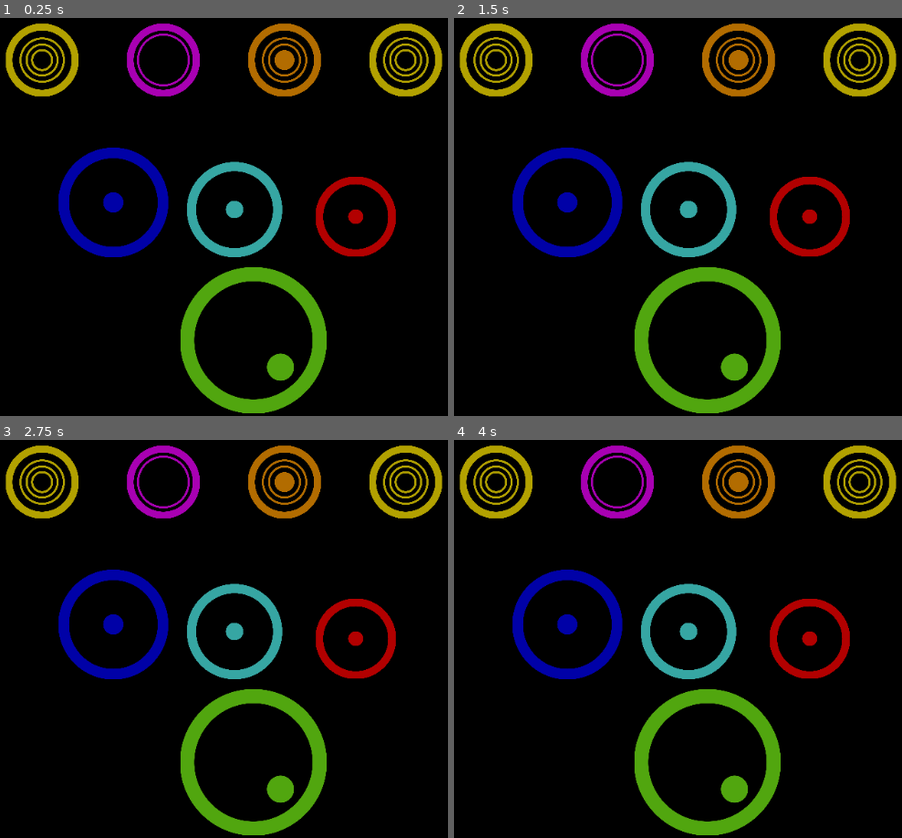
Above: before the commit, frames 1-4 (two rows, left to right).
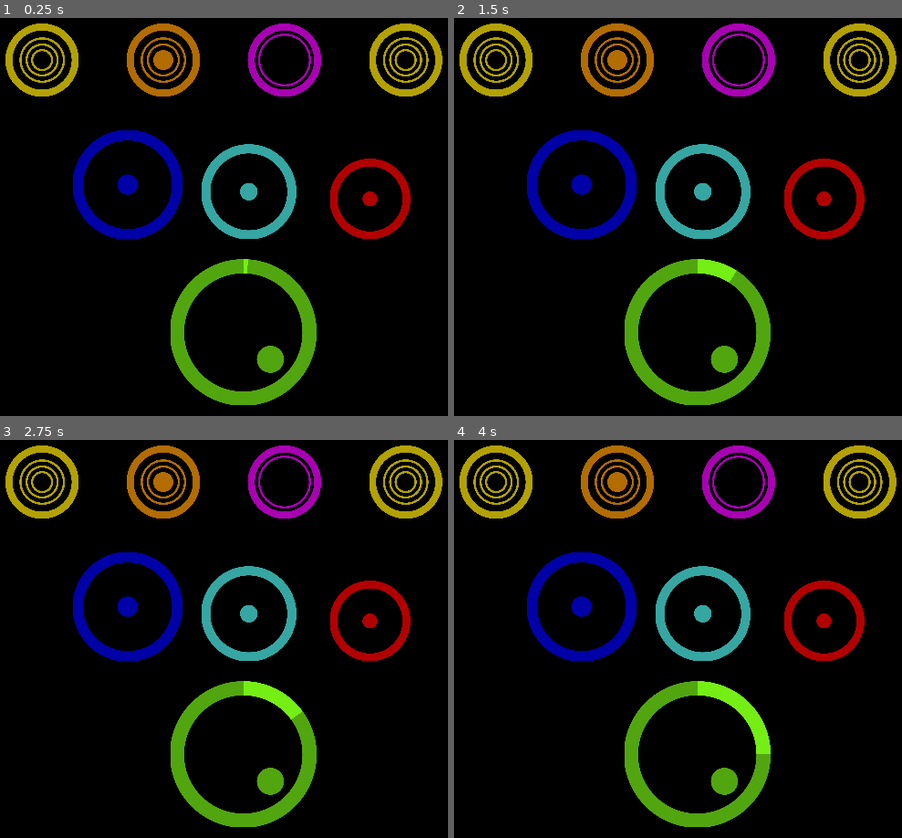
Above: after the commit, the same moments.

Repository: ccmorataya/gd_drum_machine
Game: Godot game, scene res://scenes/root.tscn
The game is run twice, just before and just after one commit, with the same random seed, the same clock (stepped at 60 frames per second) and the same inputs. The project has no main scene, so this scene is started directly.
Inputs:
- Up to frame 1 (0.25 s): no input
- Up to frame 2 (1.5 s): tap Enter at 0.5 s; hold D 0.53-1.28 s; tap F at 0.6 s; tap Space at 0.77, 1.07, 1.25 s; tap L at 0.8, 1.35 s; hold S from 1.28 s (still down)
- Up to frame 3 (2.75 s): tap Space at 1.52, 1.82 s; tap K at 1.55, 2.1 s; tap Enter at 2 s; release S at 2.03 s; hold D from 2.03 s (still down); tap J at 2.3 s
- Up to frame 4 (4 s): tap Space at 2.75, 3.02, 3.32, 3.77 s; release D at 2.78 s; hold W 2.78-3.53 s; tap J at 2.85 s; tap E at 3.05, 3.6 s; tap Enter at 3.5 s; hold A from 3.53 s (still down); tap I at 3.8 s

The runs differ from the first frame. In frame 1, 17% of the frame differs, in the area x 1-99%, y 1-100%; in frame 2, 17%; in frame 3, 17%; in frame 4, 17%.

Commit message:
Add TextureProgress test

Diff:
--- a/project.godot
+++ b/project.godot
@@ -17,6 +17,11 @@
 
 config/name="gd_drum_machine"
 config/icon="res://icon.png"
+
+[display]
+
+window/stretch/mode="2d"
+window/stretch/aspect="keep"
 
 [input]
 
--- a/scenes/root.tscn
+++ b/scenes/root.tscn
@@ -1,13 +1,13 @@
-[gd_scene load_steps=3 format=2]
+[gd_scene load_steps=9 format=2]
 
 [ext_resource path="res://scripts/root.gd" type="Script" id=1]
 [ext_resource path="res://sprites/drum_bass.svg" type="Texture" id=2]
-[ext_resource path="res://sprites/cymbal.svg" type="Texture" id=3]
-[ext_resource path="res://sprites/snare.svg" type="Texture" id=4]
-[ext_resource path="res://sprites/splash.svg" type="Texture" id=5]
-[ext_resource path="res://sprites/tom_hi.svg" type="Texture" id=6]
-[ext_resource path="res://sprites/tom_lo.svg" type="Texture" id=7]
-[ext_resource path="res://sprites/tom_mid.svg" type="Texture" id=8]
+[ext_resource path="res://sprites/tom_hi.svg" type="Texture" id=3]
+[ext_resource path="res://sprites/tom_mid.svg" type="Texture" id=4]
+[ext_resource path="res://sprites/tom_lo.svg" type="Texture" id=5]
+[ext_resource path="res://sprites/cymbal.svg" type="Texture" id=6]
+[ext_resource path="res://sprites/splash.svg" type="Texture" id=7]
+[ext_resource path="res://sprites/snare.svg" type="Texture" id=8]
 
 [node name="root" type="Node2D"]
 script = ExtResource( 1 )
@@ -17,45 +17,56 @@
 position = Vector2( 496.629, 493.455 )
 scale = Vector2( 0.2, 0.2 )
 texture = ExtResource( 2 )
+visible = false
 
 [node name="spr_tom_hi" type="Sprite" parent="."]
 modulate = Color( 1, 1, 1, 0.7 )
-position = Vector2( 300, 300 )
+position = Vector2( 320, 275 )
 scale = Vector2( 0.15, 0.15 )
-texture = ExtResource( 6 )
+texture = ExtResource( 3 )
 
 [node name="spr_tom_mid" type="Sprite" parent="."]
 modulate = Color( 1, 1, 1, 0.7 )
-position = Vector2( 470, 310 )
+position = Vector2( 490, 285 )
 scale = Vector2( 0.13, 0.13 )
-texture = ExtResource( 8 )
+texture = ExtResource( 4 )
 
 [node name="spr_tom_lo" type="Sprite" parent="."]
 modulate = Color( 1, 1, 1, 0.7 )
-position = Vector2( 640, 320 )
+position = Vector2( 660, 295 )
 scale = Vector2( 0.11, 0.11 )
-texture = ExtResource( 7 )
+texture = ExtResource( 5 )
 
 [node name="spr_cymbal_ho" type="Sprite" parent="."]
 modulate = Color( 1, 1, 1, 0.7 )
 position = Vector2( 200, 100 )
-scale = Vector2( 0.10, 0.10 )
-texture = ExtResource( 3 )
+scale = Vector2( 0.1, 0.1 )
+texture = ExtResource( 6 )
+
+[node name="spr_splash" type="Sprite" parent="."]
+modulate = Color( 1, 1, 1, 0.7 )
+position = Vector2( 370, 100 )
+scale = Vector2( 0.1, 0.1 )
+texture = ExtResource( 7 )
 
 [node name="spr_snare" type="Sprite" parent="."]
 modulate = Color( 1, 1, 1, 0.7 )
-position = Vector2( 370, 100 )
-scale = Vector2( 0.10, 0.10 )
-texture = ExtResource( 4 )
-
-[node name="spr_splash" type="Sprite" parent="."]
-modulate = Color( 1, 1, 1, 0.7 )
 position = Vector2( 540, 100 )
-scale = Vector2( 0.10, 0.10 )
-texture = ExtResource( 5 )
+scale = Vector2( 0.1, 0.1 )
+texture = ExtResource( 8 )
 
 [node name="spr_cymbal_oc" type="Sprite" parent="."]
 modulate = Color( 1, 1, 1, 0.7 )
 position = Vector2( 710, 100 )
-scale = Vector2( 0.10, 0.10 )
-texture = ExtResource( 3 )
+scale = Vector2( 0.1, 0.1 )
+texture = ExtResource( 6 )
+
+[node name="tp_drum_bass" type="TextureProgress" parent="."]
+margin_right = 40.0
+margin_bottom = 40.0
+rect_scale = Vector2( 0.2, 0.2 )
+texture_under = ExtResource( 2 )
+texture_progress = ExtResource( 2 )
+fill_mode = 4
+tint_under = Color( 1, 1, 1, 0.7 )
+rect_position = Vector2( 380, 380 )
--- a/scripts/root.gd
+++ b/scripts/root.gd
@@ -21,10 +21,15 @@
 var heavy_kick = load("res://sounds/drum_heavy_kick.wav")
 var roll = load("res://sounds/drum_roll.wav")
 
+var timer = 0.0
+
+var old_value = 0.0
+var new_value = 0.0
+
 func _ready():
 	print(get_viewport().size.x)
 	print(get_viewport().size.y)
-	pass
+	$tp_drum_bass.value = bass_hard.get_length()
 
 func _input(event):
 	var music = AudioStreamPlayer.new()
@@ -36,7 +41,7 @@
 				set_instrument(bass_hard, music)
 			else:
 				set_instrument(bass_soft, music)
-		if event.scancode == KEY_S:
+		if event.scancode == KEY_A:
 			$spr_cymbal_ho.modulate.a = 1
 			if event.shift:
 				set_instrument(cymbal_hard, music)
@@ -54,13 +59,13 @@
 				set_instrument(snare_hard, music)
 			else:
 				set_instrument(snare_soft, music)
-		if event.scancode == KEY_A:
+		if event.scancode == KEY_S:
 			$spr_splash.modulate.a = 1
 			if event.shift:
 				set_instrument(splash_hard, music)
 			else:
 				set_instrument(splash_soft, music)
-		if event.scancode == KEY_F:
+		if event.scancode == KEY_D:
 			$spr_tom_hi.modulate.a = 1
 			if event.shift:
 				set_instrument(tom_hi_hard, music)
@@ -72,7 +77,7 @@
 				set_instrument(tom_lo_hard, music)
 			else:
 				set_instrument(tom_lo_soft, music)
-		if event.scancode == KEY_D:
+		if event.scancode == KEY_F:
 			$spr_tom_mid.modulate.a = 1
 			if event.shift:
 				set_instrument(tom_mid_hard, music)
@@ -99,4 +104,20 @@
 
 func set_instrument(instrument, audio_stream_player):
 	audio_stream_player.set_stream(instrument)
-	print(instrument.get_length())
+	print($tp_drum_bass.value)
+	$tp_drum_bass.value += 1
+	print($tp_drum_bass.value)
+	# print(instrument.get_length())
+
+func _process(delta):
+	pass
+	# timer += delta
+	# if timer >= 1.0:
+	# 	timer = 0.0
+	# 	old_value = $tp_drum_bass.get_value()
+	# 	new_value = old_value - 1
+	# 	$tp_drum_bass.set_value($tp_drum_bass.get_value() - 1)
+	# 	# label_node.set_text(str(new_value))
+	# 	if (new_value) == 0:
+	# 		print("Timer finished")
+	# 		# set_process(false)
